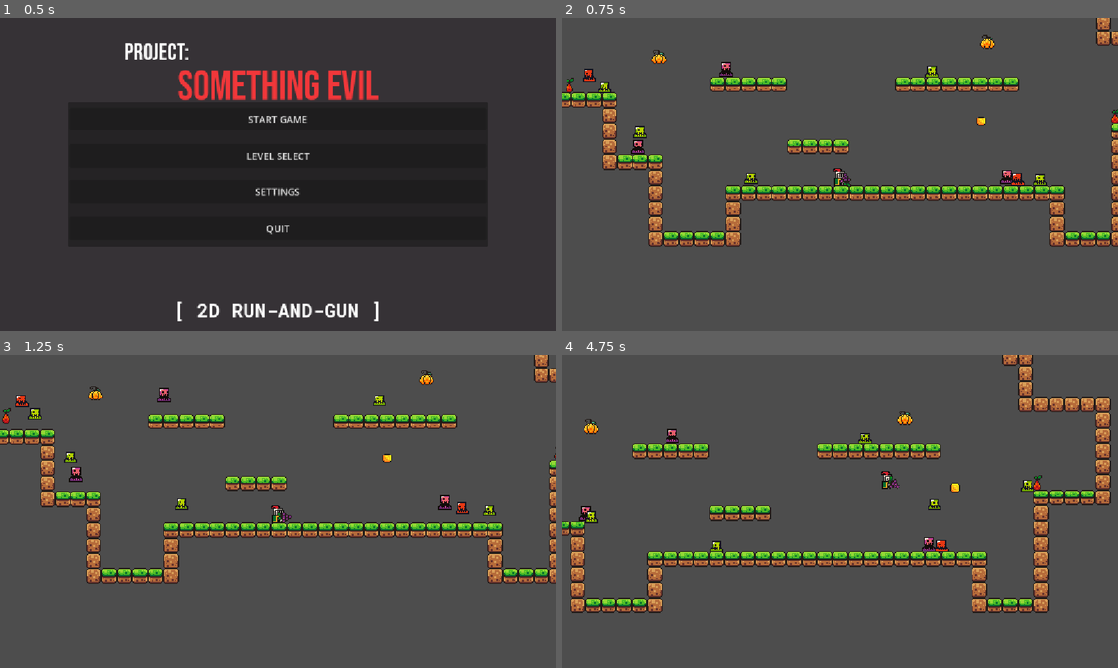
Above: before the commit, frames 1-4 (two rows, left to right).
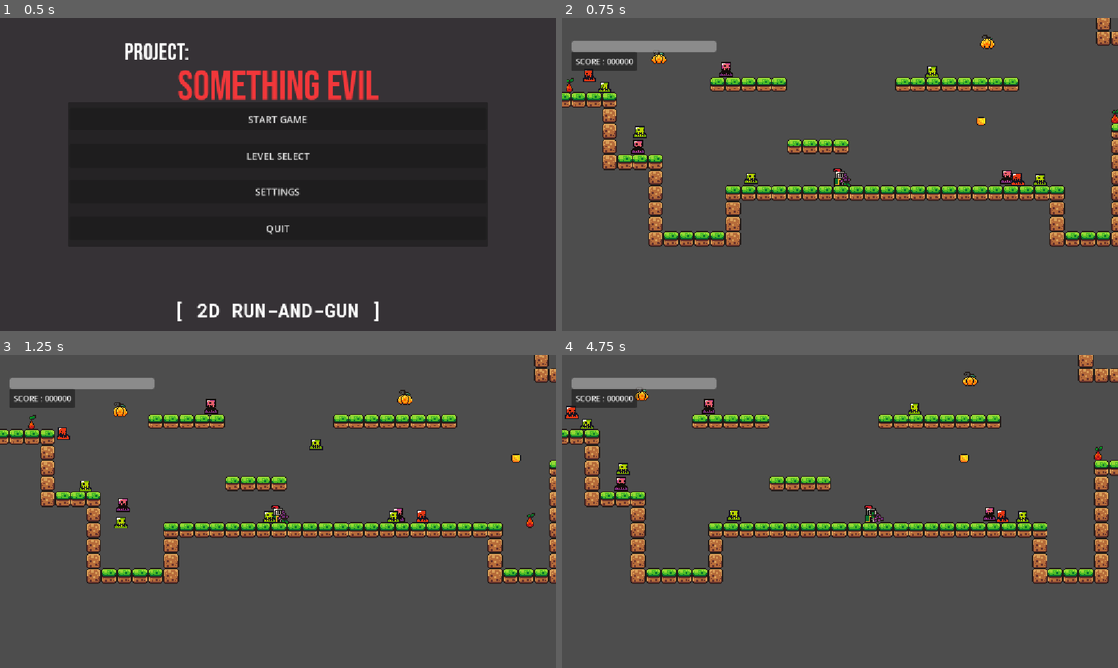
Above: after the commit, the same moments.

Repository: InferiorPosterior/project-something-evil
Game: Godot game, scene res://Scenes/main_menu.tscn
Same seed, same stepped clock (60 frames per second), same inputs: the game is played once before the commit and once after it.
Inputs (mouse positions are in pixels of both pictures, inside the frame that each line leads up to):
- Up to frame 1 (0.5 s): no input
- Up to frame 2 (0.75 s): click "START GAME" at 0.5 s
- Up to frame 3 (1.25 s): no input
- Up to frame 4 (4.75 s): move the mouse to (962, 495) at 1.27 s; hold Right (move_right) 1.28-2.78 s; click (962, 495) at 1.35 s; tap Space (jump) at 1.52, 2.27, 3.77, 4.52 s; move the mouse to (728, 527) at 2.02 s; click (728, 527) at 2.1 s; move the mouse to (895, 442) at 2.77 s; hold Left (move_left) 2.78-3.53 s; click (895, 442) at 2.85 s; move the mouse to (812, 574) at 3.52 s; hold Right (move_right) from 3.53 s (still down); click (812, 574) at 3.6 s; move the mouse to (1006, 558) at 4.27 s; click (1006, 558) at 4.35 s

Frame 1 is identical in both runs. In frame 2, 1.6% of the frame differs, in the area x 1-28%, y 7-17%; in frame 3, 3.6%; in frame 4, 24%, in the area x 0-100%, y 0-83%.

Commit message:
tt

Diff:
--- /dev/null
+++ b/Scenes/health_ui.gd
@@ -0,0 +1,53 @@
+
+extends CanvasLayer
+
+@onready var health_bar: ProgressBar = $MarginContainer/HBoxContainer/VBoxContainer/HealthBar
+@onready var health_label: Label = $MarginContainer/HBoxContainer/VBoxContainer/HealthLabel
+
+var health_component: HealthComponent
+
+
+func _ready() -> void:
+	var player = get_parent()
+
+	if player == null:
+		push_error("HealthUI: Player not found.")
+		return
+
+	health_component = player.get_node_or_null(
+		"HealthComponent"
+	) as HealthComponent
+
+	if health_component == null:
+		push_error("HealthUI: HealthComponent not found under Player.")
+		return
+
+	health_component.current_health_changed.connect(
+		_on_current_health_changed
+	)
+	health_component.max_health_changed.connect(
+		_on_max_health_changed
+	)
+
+	_update_health_display()
+
+
+func _on_current_health_changed(_diff: int) -> void:
+	_update_health_display()
+
+
+func _on_max_health_changed(_diff: int) -> void:
+	_update_health_display()
+
+
+func _update_health_display() -> void:
+	if health_component == null:
+		return
+
+	health_bar.max_value = health_component.max_health
+	health_bar.value = health_component.current_health
+
+	health_label.text = "VITALITY  %d / %d" % [
+		health_component.current_health,
+		health_component.max_health
+	]
--- /dev/null
+++ b/Scenes/health_ui.tscn
@@ -0,0 +1,32 @@
+[gd_scene format=3 uid="uid://cfflqwifx7ocr"]
+
+[ext_resource type="Script" uid="uid://cgxd73myv11ev" path="res://Scenes/health_ui.gd" id="1_fwugr"]
+
+[node name="Control" type="Control" unique_id=233300827]
+layout_mode = 3
+anchors_preset = 15
+anchor_right = 1.0
+anchor_bottom = 1.0
+grow_horizontal = 2
+grow_vertical = 2
+
+[node name="HealthUi" type="CanvasLayer" parent="." unique_id=320052157]
+script = ExtResource("1_fwugr")
+
+[node name="MarginContainer" type="MarginContainer" parent="HealthUi" unique_id=247604278]
+offset_left = 20.0
+offset_top = 20.0
+offset_right = 320.0
+offset_bottom = 71.0
+
+[node name="VBoxContainer" type="VBoxContainer" parent="HealthUi/MarginContainer" unique_id=202119178]
+layout_mode = 2
+
+[node name="HealthLabel" type="Label" parent="HealthUi/MarginContainer/VBoxContainer" unique_id=112895100]
+layout_mode = 2
+
+[node name="HealthBar" type="ProgressBar" parent="HealthUi/MarginContainer/VBoxContainer" unique_id=219996161]
+custom_minimum_size = Vector2(300, 24)
+layout_mode = 2
+value = 100.0
+show_percentage = false
--- /dev/null
+++ b/Scenes/health_uitest.tscn
@@ -0,0 +1,32 @@
+[gd_scene format=3 uid="uid://d3fnb5jjhqoc3"]
+
+[ext_resource type="Script" uid="uid://cgxd73myv11ev" path="res://Scenes/health_ui.gd" id="1_rpfyo"]
+
+[node name="Control" type="Control" unique_id=233300827]
+layout_mode = 3
+anchors_preset = 15
+anchor_right = 1.0
+anchor_bottom = 1.0
+grow_horizontal = 2
+grow_vertical = 2
+
+[node name="HealthUi" type="CanvasLayer" parent="." unique_id=320052157]
+script = ExtResource("1_rpfyo")
+
+[node name="MarginContainer" type="MarginContainer" parent="HealthUi" unique_id=247604278]
+offset_left = 20.0
+offset_top = 20.0
+offset_right = 320.0
+offset_bottom = 71.0
+
+[node name="VBoxContainer" type="VBoxContainer" parent="HealthUi/MarginContainer" unique_id=202119178]
+layout_mode = 2
+
+[node name="HealthLabel" type="Label" parent="HealthUi/MarginContainer/VBoxContainer" unique_id=112895100]
+layout_mode = 2
+
+[node name="HealthBar" type="ProgressBar" parent="HealthUi/MarginContainer/VBoxContainer" unique_id=219996161]
+custom_minimum_size = Vector2(300, 24)
+layout_mode = 2
+value = 100.0
+show_percentage = false
--- a/Scenes/player.tscn
+++ b/Scenes/player.tscn
@@ -18,7 +18,7 @@
 "duration": 1.0,
 "texture": SubResource("AtlasTexture_cvnsp")
 }],
-"loop": 1,
+"loop": true,
 "name": &"default",
 "speed": 5.0
 }]
@@ -46,6 +46,7 @@
 
 [node name="HealthComponent" type="Node" parent="." unique_id=433678246]
 script = ExtResource("4_vgqql")
+immortality = true
 
 [node name="HurtboxComponent" type="Area2D" parent="." unique_id=622235919 node_paths=PackedStringArray("health")]
 collision_layer = 0
--- /dev/null
+++ b/Scenes/pointUI.tscn
@@ -0,0 +1,34 @@
+[gd_scene format=3 uid="uid://itf4bvj38c15"]
+
+[ext_resource type="Script" uid="uid://jodpo5o0fvdk" path="res://Scenes/point_ui.gd" id="1_2tbgy"]
+
+[node name="PointUi" type="Control" unique_id=703508723]
+layout_mode = 3
+anchors_preset = 15
+anchor_right = 1.0
+anchor_bottom = 1.0
+grow_horizontal = 2
+grow_vertical = 2
+script = ExtResource("1_2tbgy")
+
+[node name="CanvasLayer" type="CanvasLayer" parent="." unique_id=412518453]
+layer = 4
+
+[node name="Control" type="Control" parent="CanvasLayer" unique_id=1095228290]
+layout_mode = 3
+anchors_preset = 15
+anchor_right = 1.0
+anchor_bottom = 1.0
+grow_horizontal = 2
+grow_vertical = 2
+
+[node name="PanelContainer" type="PanelContainer" parent="CanvasLayer/Control" unique_id=340163357]
+layout_mode = 1
+offset_left = 20.0
+offset_top = 70.0
+offset_right = 155.0
+offset_bottom = 110.0
+
+[node name="ScoreLabel" type="Label" parent="CanvasLayer/Control/PanelContainer" unique_id=779022657]
+layout_mode = 2
+text = "  SCORE : 000000  "
--- /dev/null
+++ b/Scenes/point_ui.gd
@@ -0,0 +1,27 @@
+
+extends Control
+
+var score_label: Label
+
+
+func _ready() -> void:
+	print("PointUI loaded")
+
+	score_label = get_node_or_null("PanelContainer/ScoreLabel") as Label
+
+	if score_label == null:
+		push_error("PointUI: ScoreLabel not found. Check your scene tree.")
+		return
+
+	if not ScoreManager.score_changed.is_connected(_on_score_changed):
+		ScoreManager.score_changed.connect(_on_score_changed)
+
+	_on_score_changed(ScoreManager.score)
+
+
+func _on_score_changed(new_score: int) -> void:
+	if score_label == null:
+		return
+
+	score_label.text = "POINTS: %06d" % new_score
+	print("Current score: ", new_score)
--- /dev/null
+++ b/Scenes/score_manager.gd
@@ -0,0 +1,46 @@
+
+extends Node
+
+signal score_changed(new_score: int)
+
+var score: int = 0
+
+const ENEMY_POINTS: Dictionary = {
+	"Chaser": 100,
+	"Gunner": 200,
+	"Grenadier": 200,
+	"Drone": 200,
+	"Lunger": 300,
+	"Turret": 300,
+	"Brute": 500,
+	"Boss": 2000
+}
+
+
+func add_enemy_points(enemy_type: String) -> void:
+	if not ENEMY_POINTS.has(enemy_type):
+		push_warning("Unknown enemy type: " + enemy_type)
+		return
+
+	add_points(ENEMY_POINTS[enemy_type])
+
+
+func add_points(amount: int) -> void:
+	if amount <= 0:
+		return
+
+	score += amount
+	score_changed.emit(score)
+	print("Points awarded: ", amount, " | Total score: ", score)
+
+
+func complete_level(time_left: float) -> void:
+	var bonus: int = maxi(int(time_left), 0) * 10
+	add_points(bonus)
+	print("Level completion bonus: ", bonus)
+
+
+func reset_score() -> void:
+	score = 0
+	score_changed.emit(score)
+	print("Score reset to 0")
--- a/Scripts/Components/health_component.gd
+++ b/Scripts/Components/health_component.gd
@@ -1,67 +1,232 @@
-# THIS IS HEALTH COMPONENT SCRIPT
-class_name HealthComponent extends Node
-
-#SIGNALS
+
+class_name HealthComponent
+extends Node
+
+# ==================================================
+# SIGNALS
+# ==================================================
 signal max_health_changed(diff: int)
 signal current_health_changed(diff: int)
 signal health_depleted
 
-@export var max_health: int = 100 : set = set_max_health, get = get_max_health
-@export var immortality: bool = false : set = set_immortality, get = get_immortality
+
+# ==================================================
+# MAX HEALTH
+# ==================================================
+@export var max_health: int = 100:
+	set = set_max_health,
+	get = get_max_health
+
+
+# ==================================================
+# IMMORTALITY
+# ==================================================
+@export var immortality: bool = false:
+	set = set_immortality,
+	get = get_immortality
+
+@export_group("Damage Protection")
+@export var damage_immortality_duration: float = 1.5
+
 var immortality_timer: Timer = null
 
-@onready var current_health: int = max_health : set = set_current_health, get = get_current_health
-
-#MAX HEALTH
-func set_max_health(value: int):
-	var clamped_value = 1 if value <= 0 else value #IF SET MAX HEALTH(VALUE = 0), CLAMPED VALUE = 1
-
-	if not clamped_value == max_health: #IF CLAMPED HEALTH ISN'T EQUAL TO MAX HEALTH, SEND SIGNAL HEALTH CHANGED
-		var difference = clamped_value - max_health
-		max_health = value
-		max_health_changed.emit(difference)
-
-		if current_health > max_health:
-			current_health = max_health
+
+# ==================================================
+# PLAYER DIFFICULTY
+# Enable only for the player.
+# ==================================================
+@export_group("Player Difficulty")
+@export var use_player_difficulty: bool = false
+
+@export_enum("Hard:100", "Normal:300", "Easy:500")
+var difficulty_max_health: int = 300
+
+
+# ==================================================
+# PASSIVE HEALTH REGENERATION
+# Enable only for the player.
+# ==================================================
+@export_group("Passive Regeneration")
+@export var enable_passive_regen: bool = false
+@export var regen_amount: int = 5
+@export var regen_delay: float = 3.0
+@export var regen_interval: float = 1.0
+
+var regen_delay_timer: float = 0.0
+var regen_tick_timer: float = 0.0
+
+
+# ==================================================
+# CURRENT HEALTH
+# ==================================================
+var current_health: int = 100:
+	set = set_current_health,
+	get = get_current_health
+
+
+# ==================================================
+# INITIALIZATION
+# ==================================================
+func _ready() -> void:
+	# Apply difficulty-based maximum HP when enabled.
+	if use_player_difficulty:
+		set_max_health(difficulty_max_health)
+
+	# Start with full health.
+	current_health = max_health
+
+
+# ==================================================
+# PASSIVE REGENERATION PROCESS
+# ==================================================
+func _process(delta: float) -> void:
+	if not enable_passive_regen:
+		return
+
+	# Do not regenerate when dead or at full health.
+	if current_health <= 0 or current_health >= max_health:
+		regen_delay_timer = 0.0
+		regen_tick_timer = 0.0
+		return
+
+	# Wait until enough time has passed since the last hit.
+	regen_delay_timer += delta
+
+	if regen_delay_timer < regen_delay:
+		return
+
+	# Restore health at the configured interval.
+	regen_tick_timer += delta
+
+	if regen_tick_timer >= regen_interval:
+		regen_tick_timer -= regen_interval
+		heal(regen_amount)
+
+
+# ==================================================
+# MAX HEALTH SETTER / GETTER
+# ==================================================
+func set_max_health(value: int) -> void:
+	var clamped_value: int = maxi(value, 1)
+
+	if clamped_value == max_health:
+		return
+
+	var difference: int = clamped_value - max_health
+
+	max_health = clamped_value
+	max_health_changed.emit(difference)
+
+	# Prevent current HP from exceeding maximum HP.
+	if current_health > max_health:
+		current_health = max_health
+
 
 func get_max_health() -> int:
 	return max_health
 
-#IMMORTALITY
-func set_immortality(value: bool):
+
+# ==================================================
+# IMMORTALITY SETTER / GETTER
+# ==================================================
+func set_immortality(value: bool) -> void:
 	immortality = value
+
 
 func get_immortality() -> bool:
 	return immortality
 
-func set_temporary_immortality(time: float):
-	if immortality_timer == null:  # IF IMMORTALITY TIMER DOESNT EXIST, CREATE A TIMER NODE
+
+# ==================================================
+# TEMPORARY IMMORTALITY
+# ==================================================
+func set_temporary_immortality(time: float) -> void:
+	if time <= 0.0:
+		immortality = false
+		return
+
+	# Create the timer only once.
+	if immortality_timer == null:
 		immortality_timer = Timer.new()
-		immortality_timer.one_shot = true # THIS MEANS THAT IT ONLY DOES IT ONCE, AND A CHILD IS ADDED TO THE CURRENT NODE
-		add_child((immortality_timer))
-
-	if immortality_timer.timeout.is_connected(set_immortality):  # CHECKS IF TIMEOUT SIGNAL IS CURRENTLY CONNECTED, THEN DISCONNECTS IT
-		immortality_timer.timeout.disconnect(set_immortality)
-
-	immortality_timer.set_wait_time(time) # SETS THE WAIT TIME
-	immortality_timer.timeout.connect(set_immortality.bind(false))
+		immortality_timer.one_shot = true
+		add_child(immortality_timer)
+		immortality_timer.timeout.connect(
+			_on_immortality_timeout
+		)
+
+	# Restart the timer if hit again.
 	immortality = true
-	immortality_timer.start()
-
-#CURRENT HEALTH
-func set_current_health(value: int):
-	if value < current_health and immortality: #IF IMMORTALITY IS ACTIVE, DON'T DEDUCT HEALTH WHEN DAMAGED
-		return
-
-	var clamped_value = clampi(value, 0, max_health) # CLAMP VALUE TO MINIMUM 0 AND MAX AT MAX HEALTH
-
-	if clamped_value != current_health:
-		var difference = clamped_value - current_health
-		current_health = clamped_value
-		current_health_changed.emit(difference)
-
-		if current_health <= 0: # CHECK IF HEALTH DEPLETED THEN EMIT SIGNAL
-			health_depleted.emit()
+	immortality_timer.start(time)
+
+
+func _on_immortality_timeout() -> void:
+	immortality = false
+
+
+# ==================================================
+# CURRENT HEALTH SETTER / GETTER
+# ==================================================
+func set_current_health(value: int) -> void:
+	# Ignore damage while immortal.
+	if value < current_health and immortality:
+		return
+
+	# Clamp HP between zero and maximum health.
+	var clamped_value: int = clampi(value, 0, max_health)
+
+	if clamped_value == current_health:
+		return
+
+	var difference: int = clamped_value - current_health
+
+	# Reset regeneration delay when damaged.
+	if difference < 0:
+		regen_delay_timer = 0.0
+		regen_tick_timer = 0.0
+
+	current_health = clamped_value
+
+	current_health_changed.emit(difference)
+
+	# Notify listeners when health reaches zero.
+	if current_health <= 0:
+		health_depleted.emit()
+
 
 func get_current_health() -> int:
 	return current_health
+
+
+# ==================================================
+# TAKE DAMAGE
+# Used by both players and enemies.
+# ==================================================
+func take_damage(amount: int) -> void:
+	if amount <= 0:
+		return
+
+	if current_health <= 0 or immortality:
+		return
+
+	# Subtract HP through the existing setter.
+	current_health = current_health - amount
+
+	# Start invincibility frames after a successful hit.
+	if damage_immortality_duration > 0.0:
+		set_temporary_immortality(
+			damage_immortality_duration
+		)
+
+
+# ==================================================
+# HEAL
+# Used by both players and enemies.
+# ==================================================
+func heal(amount: int) -> void:
+	if amount <= 0 or current_health <= 0:
+		return
+
+	current_health = mini(
+		current_health + amount,
+		max_health
+	)
--- a/Scripts/player.gd
+++ b/Scripts/player.gd
@@ -3,6 +3,8 @@
 @onready var health_component: HealthComponent = $HealthComponent
 @onready var hurtbox: HurtboxComponent = $HurtboxComponent
 
+const HEALTH_UI_SCENE = preload("res://Scenes/health_ui.tscn")
+const POINT_UI_SCENE = preload("res://Scenes/pointUI.tscn")
 const SPEED = 300.0
 const JUMP_VELOCITY = -400.0
 
@@ -10,6 +12,13 @@
 	add_to_group("player")
 	hurtbox.damage_taken.connect(func(_dmg): health_component.set_temporary_immortality(0.6))
 	health_component.health_depleted.connect(func(): get_tree().reload_current_scene.call_deferred())
+
+	var health_ui = HEALTH_UI_SCENE.instantiate()
+	var point_ui = POINT_UI_SCENE.instantiate()
+
+	add_child(point_ui)
+	add_child(health_ui)
+
 
 func _physics_process(delta: float) -> void:
 	# Add the gravity.
--- a/project.godot
+++ b/project.godot
@@ -12,12 +12,13 @@
 
 config/name="Project Something Evil"
 run/main_scene="uid://brucys4yioeia"
-config/features=PackedStringArray("4.7", "Forward Plus")
+config/features=PackedStringArray("4.6", "Forward Plus")
 config/icon="res://icon.svg"
 
 [autoload]
 
 GameProgress="*uid://cs7ykmdc0kt3"
+ScoreManager="*uid://ci82v2ri5vqnw"
 
 [display]
 
Not shown, added: Scenes/health_ui.gd.uid
Not shown, added: Scenes/point_ui.gd.uid
Not shown, added: Scenes/score_manager.gd.uid
